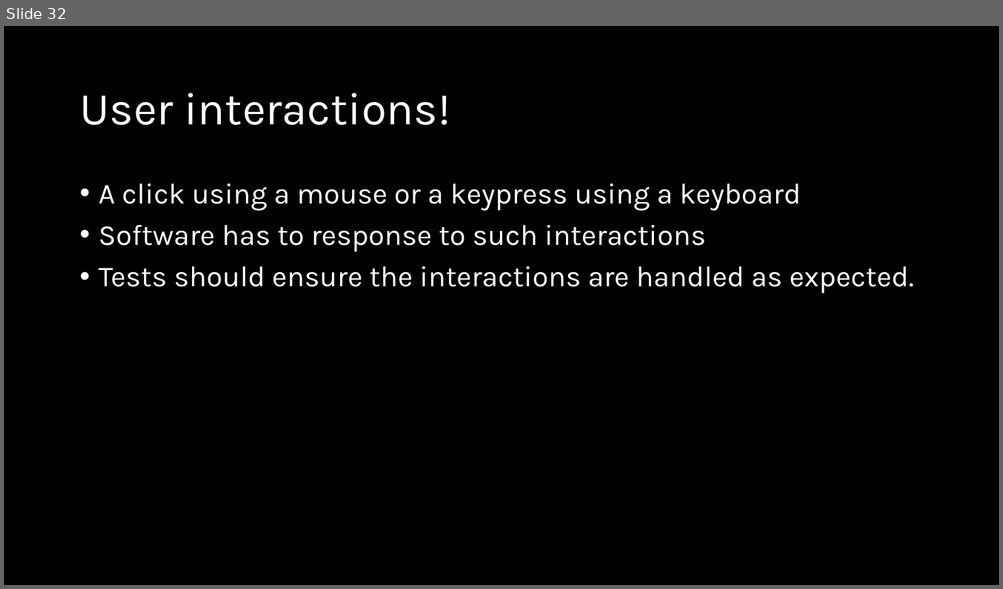
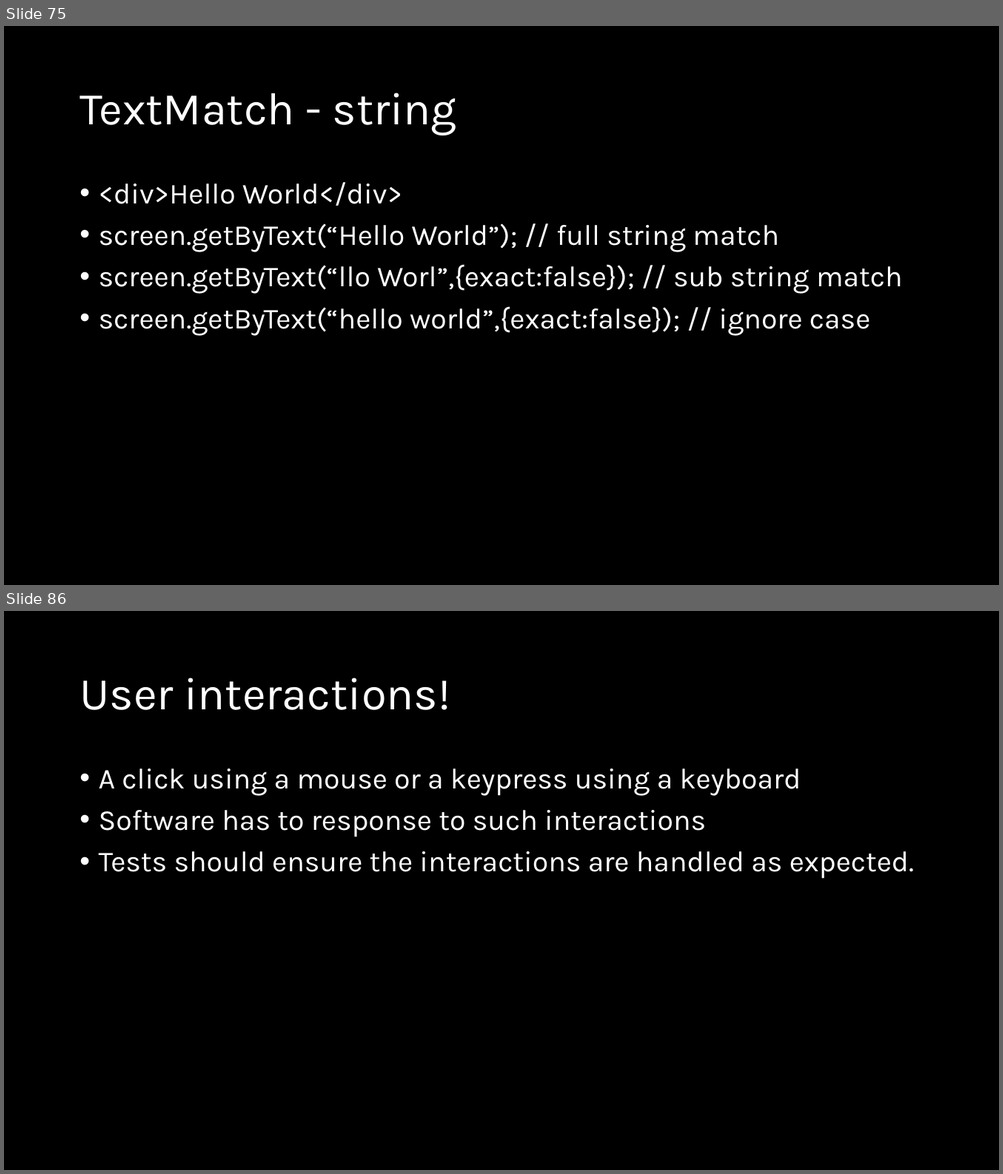
Before and after one commit to natiquekeyin/fall2024, a slide deck: JavaScript/Week12/Week12.pptx. Shown one above the other, each under a label of ours: slide 32 before the commit, slides 75 and 86 after it; the slides between them are not shown. The pictures are 1003x589 and 1003x1174 pixels, drawn with LibreOffice and Linux fonts; fonts in the diff are those of the drawing. Boxes give left, top, right and bottom in pixels: in the first picture for what was removed or moved away, otherwise in the second. Text is boxed around its words. In the diff, an @@ line names an element or a change of style, - is before the commit and + after.

```diff
--- a/JavaScript/Week12/Week12.pptx
+++ b/JavaScript/Week12/Week12.pptx
@@ slide 75 added at <box>4,26,999,585</box>, background #000000 @@
@@ title added at <box>79,93,457,136</box>, 44 pt, text #FFFFFF @@
+TextMatch - string
@@ text added at <box>99,182,902,336</box>, 28 pt, text #FFFFFF @@
+• <div>Hello World</div>
+• screen.getByText(“Hello World”); // full string match
+• screen.getByText(“llo Worl”,{exact:false}); // sub string match
+• screen.getByText(“hello world”,{exact:false}); // ignore case
@@ what was slide 32 is now slide 86 @@
```
Also in this commit, not shown: 53 other slides added, 1 other file.
